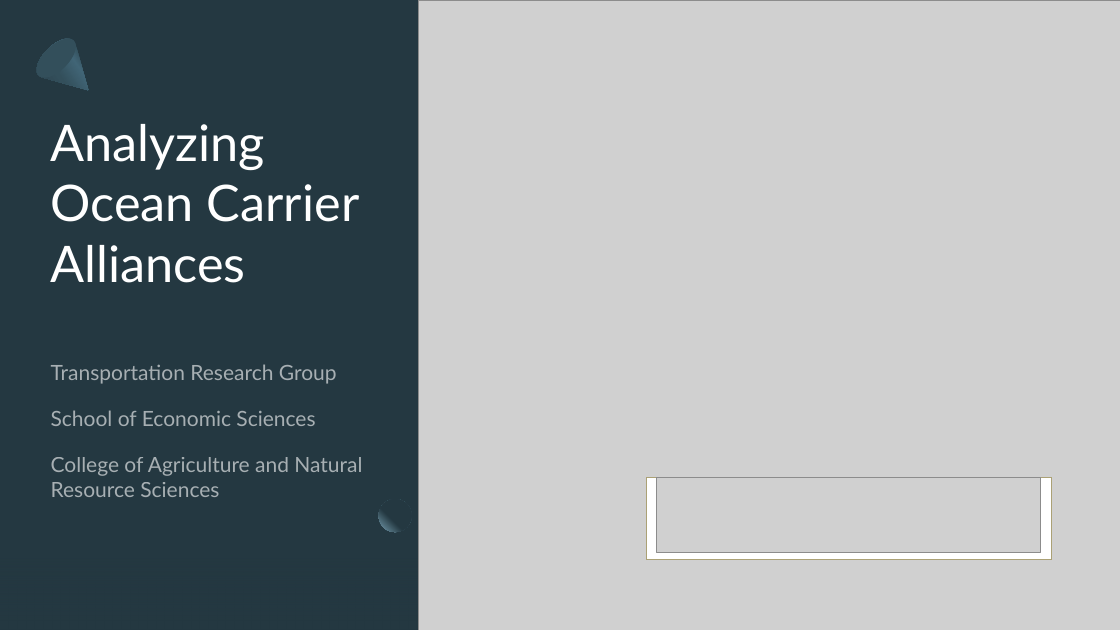
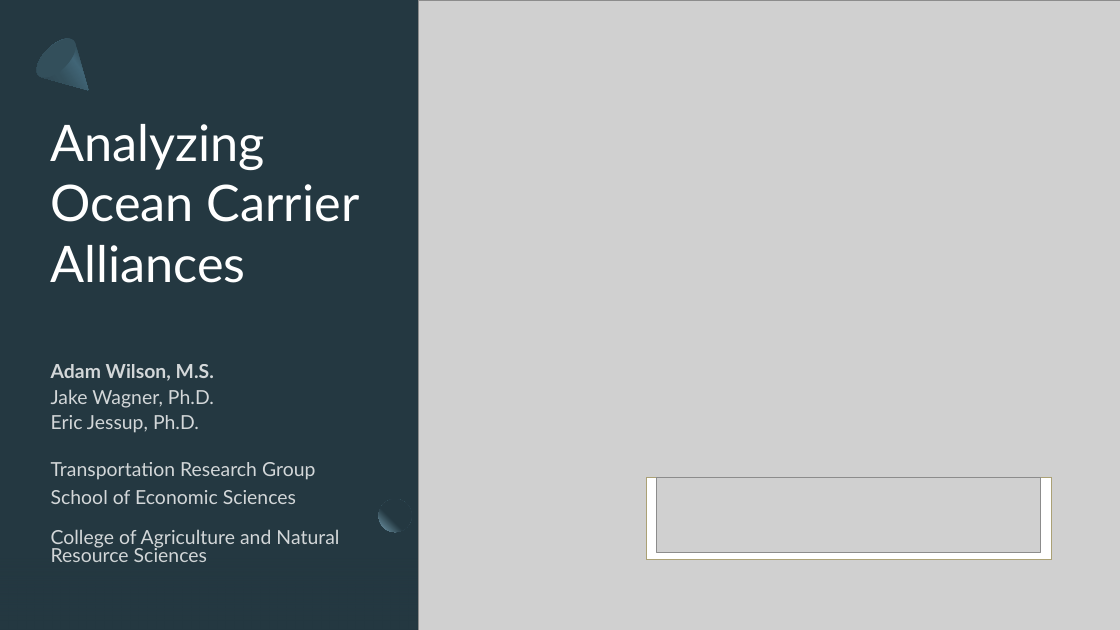
Before and after one commit to epistemetrica/Ocean-Carrier-Alliances-Project, a slide deck: slide 1 of PNREC/PNREC slides.pptx. Drawn at 1120x630 pixels with LibreOffice and Linux fonts; fonts in the diff are those of the drawing; grey boxes stand for pictures. Boxes give left, top, right and bottom in pixels: in the first picture for what was removed or moved away, otherwise in the second. Text is boxed around its words. In the diff, an @@ line names an element or a change of style, - is before the commit and + after.

```diff
--- a/PNREC/PNREC slides.pptx
+++ b/PNREC/PNREC slides.pptx
@@ subtitle at (x1=51, y1=364, x2=214, y2=433): paragraphs added @@
+Adam Wilson, M.S.
+Jake Wagner, Ph.D.
+Eric Jessup, Ph.D.
@@ subtitle at (x1=51, y1=462, x2=339, y2=562): size 18 to 16.6 pt, text colour #FFFFFF at 60% opacity to #FFFFFF at 80% opacity in "Transportation Research Group", "School of Economic Sciences", "College of Agriculture and Natural Resource Sciences"; line spacing 1 to 0.8; less space between paragraphs @@
```
Also in this commit, not shown: 6 other slides changed, 3 slides added, 5 slides removed, 4 other files.
